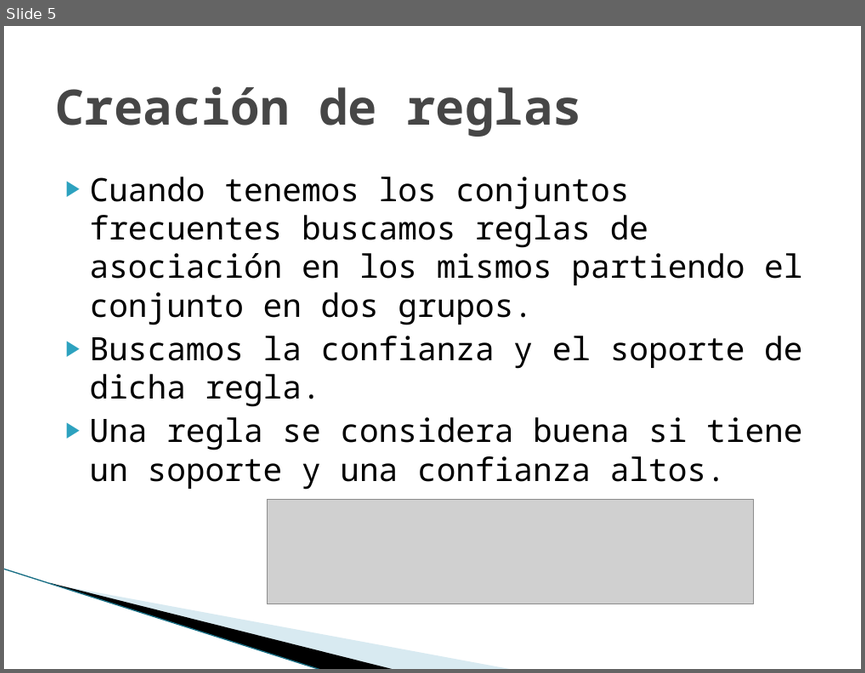
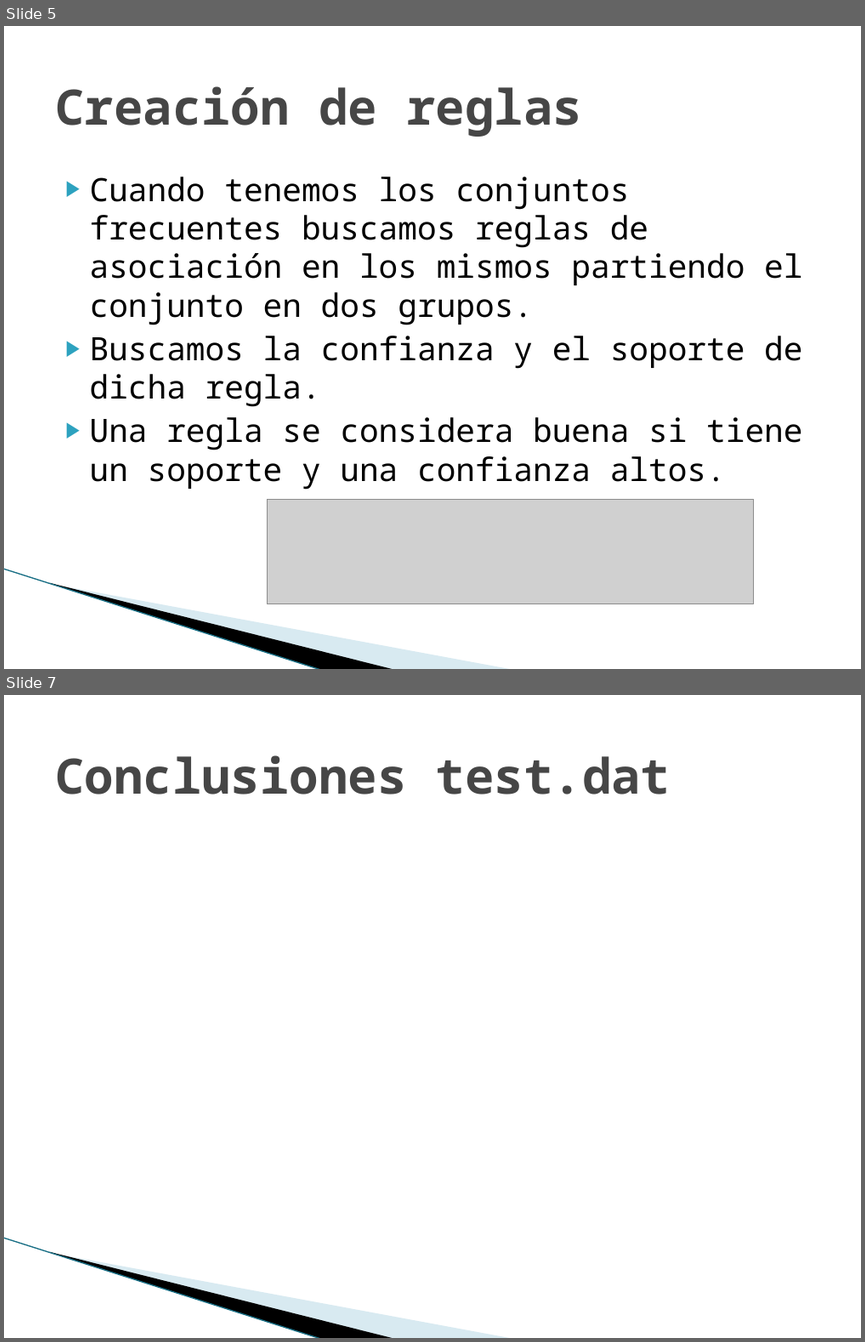
Before and after one commit to joapingut/aia-1718-t5, a slide deck: Presentacion.pptx. Shown one above the other, each under a label of ours: slide 5 before the commit, slides 5 and 7 after it; the slides between them are not shown. The pictures are 865x673 and 865x1342 pixels, drawn with LibreOffice and Linux fonts; fonts in the diff are those of the drawing; grey boxes stand for pictures; background and template pictures are left out. Boxes give left, top, right and bottom in pixels: in the first picture for what was removed or moved away, otherwise in the second. Text is boxed around its words. In the diff, an @@ line names an element or a change of style, - is before the commit and + after.

```diff
--- a/Presentacion.pptx
+++ b/Presentacion.pptx
@@ slide 7 added at [4,695,861,1338], background #FFFFFF; not listed: 3 template elements that a slide beside it also shows @@
@@ title added at [55,755,670,794], 41 pt, text #464646, bold @@
+Conclusiones test.dat
```
Also in this commit, not shown: 2 slides changed, 1 other slide added, 2 other files.
